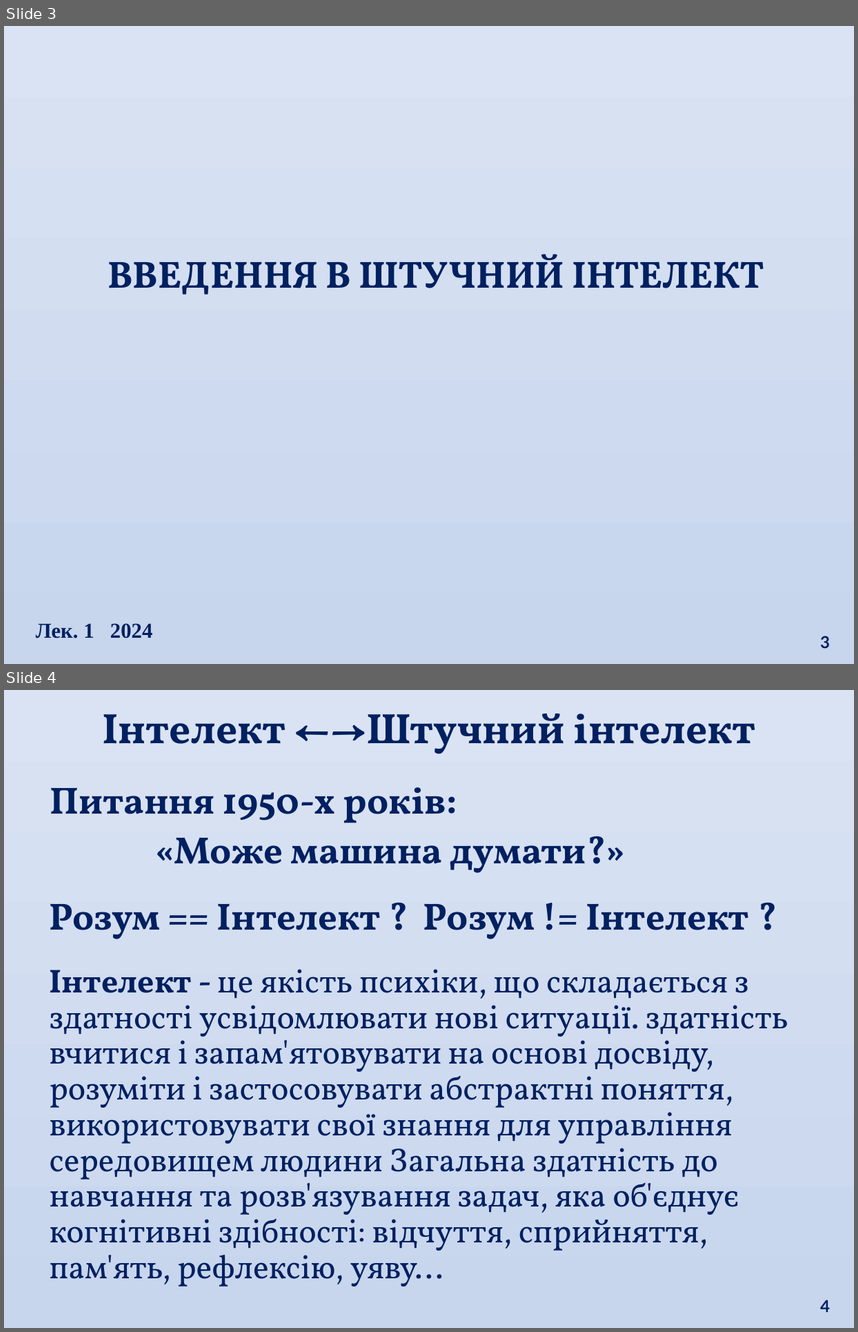
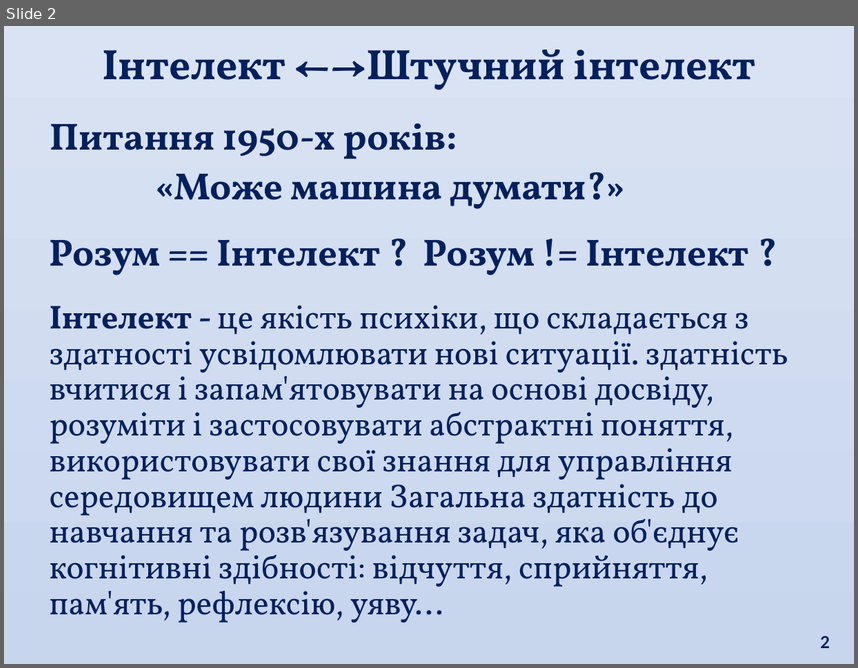
Before and after one commit to eabshkvprof/2024_AI_DL_Systems, a slide deck: Mod_01_/01_01_AI/Lec_01_01_git.pptx. Shown one above the other, each under a label of ours: slides 3 and 4 before the commit, slide 2 after it. The pictures are 858x1332 and 858x668 pixels, drawn with LibreOffice and Linux fonts; fonts in the diff are those of the drawing. Boxes give left, top, right and bottom in pixels: in the first picture for what was removed or moved away, otherwise in the second. Text is boxed around its words. In the diff, an @@ line names an element or a change of style, - is before the commit and + after.

```diff
--- a/Mod_01_/01_01_AI/Lec_01_01_git.pptx
+++ b/Mod_01_/01_01_AI/Lec_01_01_git.pptx
@@ slide 3 removed at [4,26,854,664], background gradient #DAE3F3 to #C7D5ED @@
@@ text removed at [107,254,764,294] @@
-ВВЕДЕННЯ В ШТУЧНИЙ ІНТЕЛЕКТ
@@ text removed at [36,623,153,638] @@
-Лек. 1 2024
@@ page number removed at [820,635,830,648] @@
-3
@@ what was slide 4 is now slide 2 @@
@@ page number at [820,635,830,648]: text changed @@
-4
+2
```
Also in this commit, not shown: 3 slides changed, 1 other slide removed, 6 other files.
